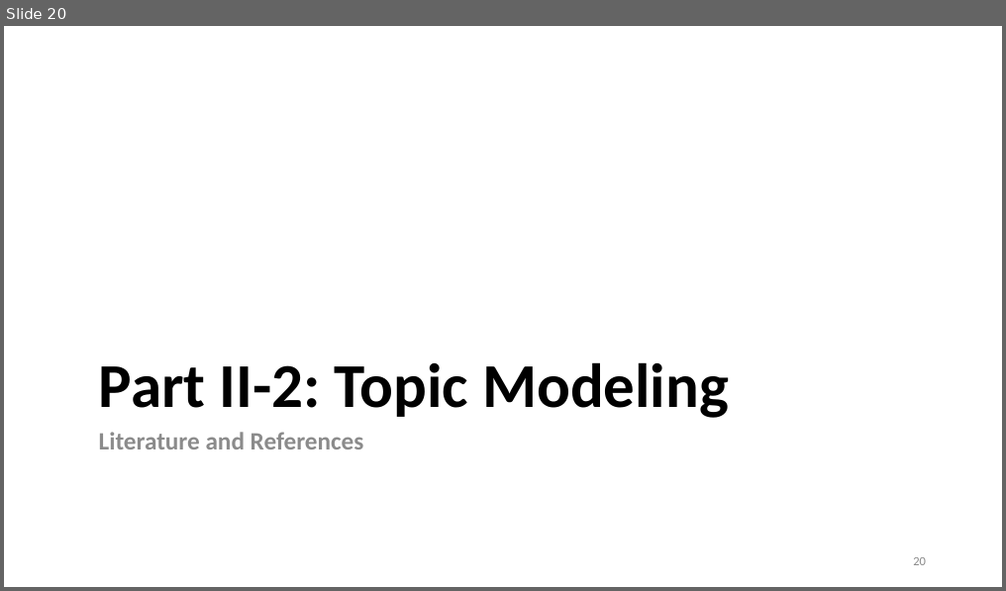
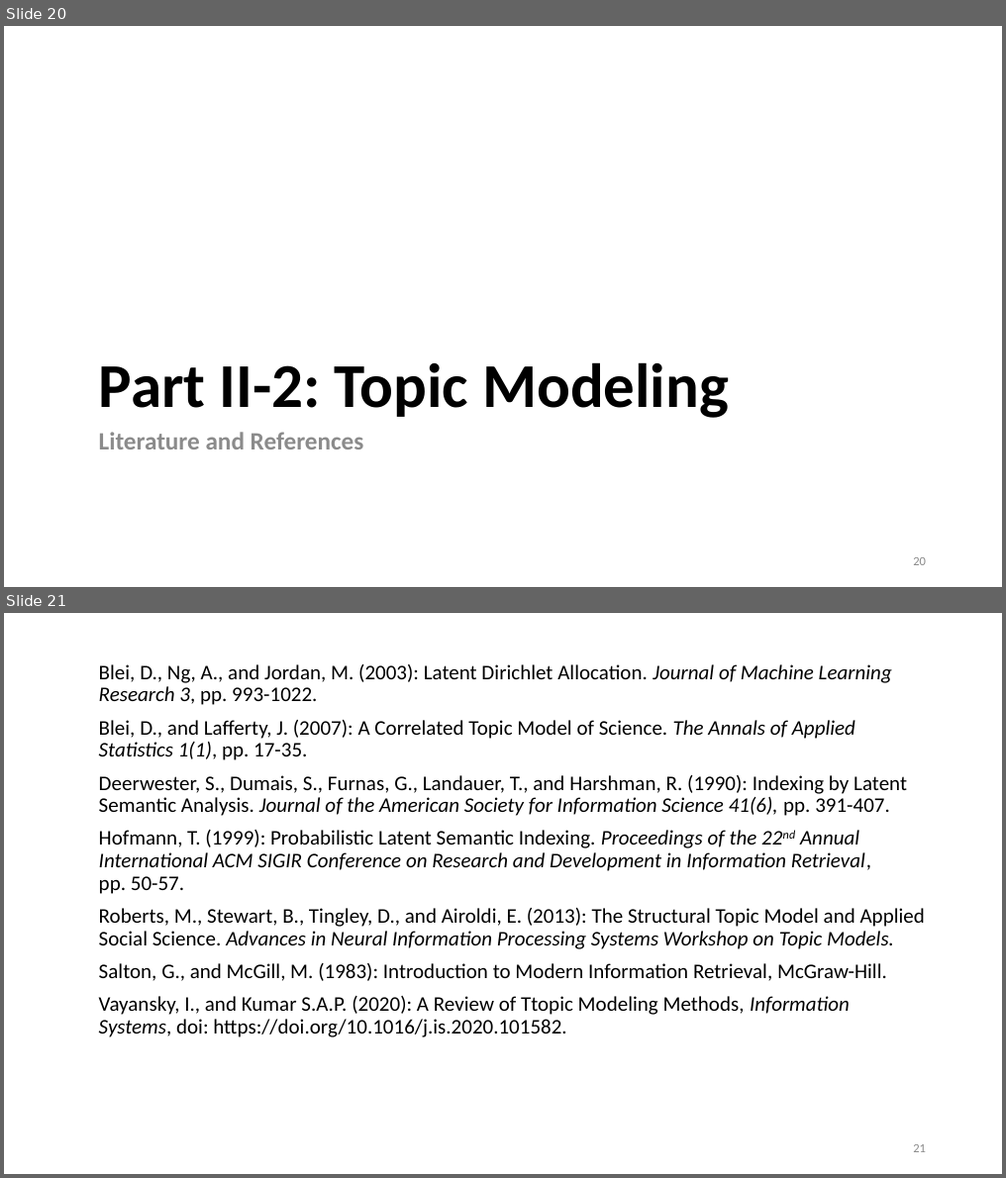
Before and after one commit to lisa-wm/consulting, a slide deck: 5_seminar/Contents_Part_02/slides/slides_II_2.pptx. Shown one above the other, each under a label of ours: slide 20 before the commit, slides 20 and 21 after it. The pictures are 1006x591 and 1006x1178 pixels, drawn with LibreOffice and Linux fonts; fonts in the diff are those of the drawing. Boxes give left, top, right and bottom in pixels: in the first picture for what was removed or moved away, otherwise in the second. Text is boxed around its words. In the diff, an @@ line names an element or a change of style, - is before the commit and + after.

Commit message:
reviewed tm

```diff
--- a/5_seminar/Contents_Part_02/slides/slides_II_2.pptx
+++ b/5_seminar/Contents_Part_02/slides/slides_II_2.pptx
@@ slide 21 added at (x1=4, y1=613, x2=1002, y2=1174), background #FFFFFF @@
@@ text added at (x1=99, y1=664, x2=925, y2=1038), 20 pt, text #000000 @@
+Blei, D., Ng, A., and Jordan, M. (2003): Latent Dirichlet Allocation. Journal of Machine Learning Research 3, pp. 993-1022.
+Blei, D., and Lafferty, J. (2007): A Correlated Topic Model of Science. The Annals of Applied Statistics 1(1), pp. 17-35.
+Deerwester, S., Dumais, S., Furnas, G., Landauer, T., and Harshman, R. (1990): Indexing by Latent Semantic Analysis. Journal of the American Society for Information Science 41(6), pp. 391-407.
+Hofmann, T. (1999): Probabilistic Latent Semantic Indexing. Proceedings of the 22nd Annual International ACM SIGIR Conference on Research and Development in Information Retrieval,
+pp. 50-57.
+Roberts, M., Stewart, B., Tingley, D., and Airoldi, E. (2013): The Structural Topic Model and Applied Social Science. Advances in Neural Information Processing Systems Workshop on Topic Models.
+Salton, G., and McGill, M. (1983): Introduction to Modern Information Retrieval, McGraw-Hill.
+Vayansky, I., and Kumar S.A.P. (2020): A Review of Ttopic Modeling Methods, Information Systems, doi: https://doi.org/10.1016/j.is.2020.101582.
@@ page number added at (x1=913, y1=1145, x2=926, y2=1153), 12 pt, text #8C8C8C @@
+21
```
Also in this commit, not shown: 6 slides changed, 1 slide removed, 6 other files.
